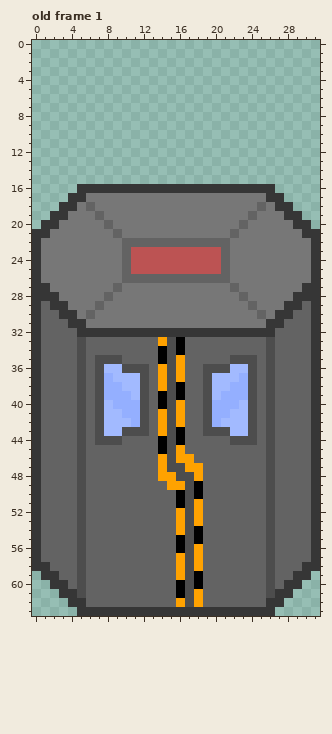
Pixel-art file: assets/levels/drop_pods_enter.ase. The first picture shows the starting point.
32x64 pixels, 1 frame. Shown: old frame 1. The commit also changed other frames, which this record leaves out.
The result:
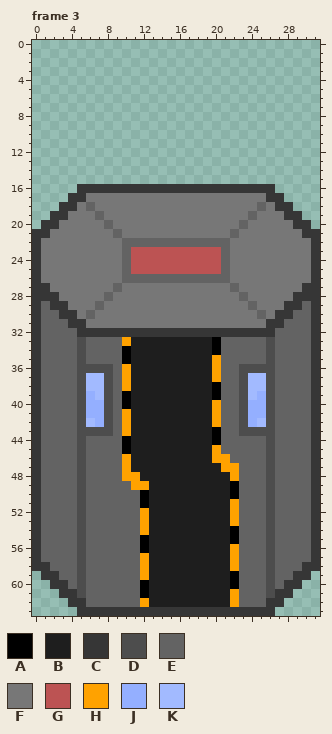
Palette (. is transparent): A #000000  B #1e1e1e  C #363636  D #4d4d4d  E #636363  F #777777  G #bc5353  H #ffa200  J #94afff  K #a2baff
A new or re-ordered frame is compared with the old frame closest to it.
Change:
frames 1 -> 5
Changed rows in their new state; - is an unchanged pixel.
Frame 3 is new; against old frame 1:
first column x 6:
33 ----HBBBBBBBBBA-----
34 ----ABBBBBBBBBA-----
35 -EEEABBBBBBBBBH-EEE-
36 D-DEHBBBBBBBBBHEED-D
37 KKDEHBBBBBBBBBHEEDKK
38 KKDEHBBBBBBBBBAEEDKK
39 JKDEABBBBBBBBBAEEDKJ
40 JJDEABBBBBBBBBHEEDJJ
41 JJDEHBBBBBBBBBHEEDJJ
42 KJDEHBBBBBBBBBHEEDJK
43 D-DEHBBBBBBBBBAEED-D
44 -EEEABBBBBBBBBA-EEE-
45 ----ABBBBBBBBBH-----
46 ----HBBBBBBBBBHH----
47 ----HBBBBBBBBBBHH---
48 ----HHBBBBBBBBBBH---
49 -----HHBBBBBBBBBA---
50 ------ABBBBBBBBBA---
51 ------ABBBBBBBBBH---
52 ------HBBBBBBBBBH---
53 ------HBBBBBBBBBH---
54 ------HBBBBBBBBBA---
55 ------ABBBBBBBBBA---
56 ------ABBBBBBBBBH---
57 ------HBBBBBBBBBH---
58 ------HBBBBBBBBBH---
59 ------HBBBBBBBBBA---
60 ------ABBBBBBBBBA---
61 ------ABBBBBBBBBH---
62 ------HBBBBBBBBBH---
